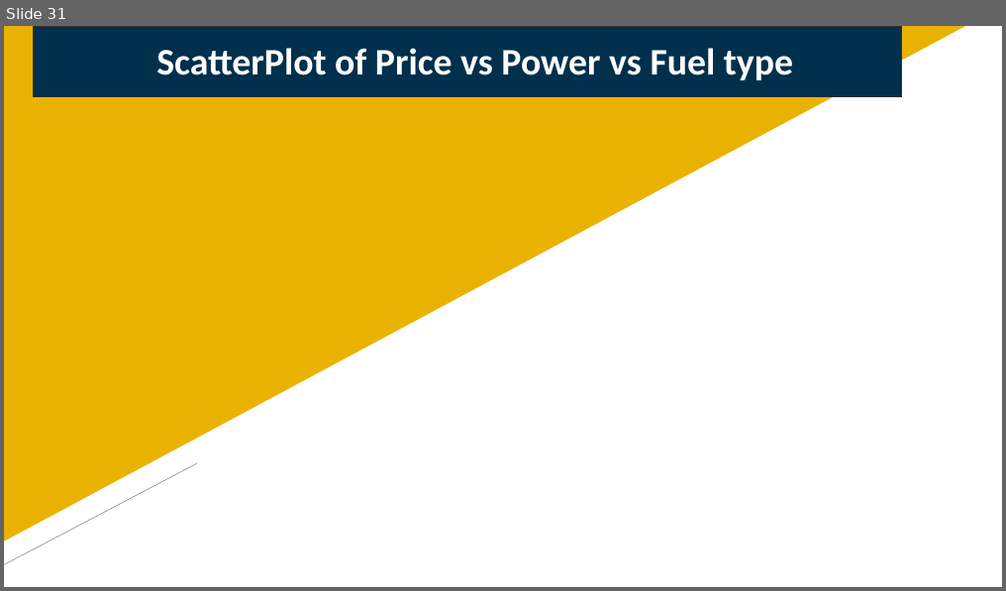
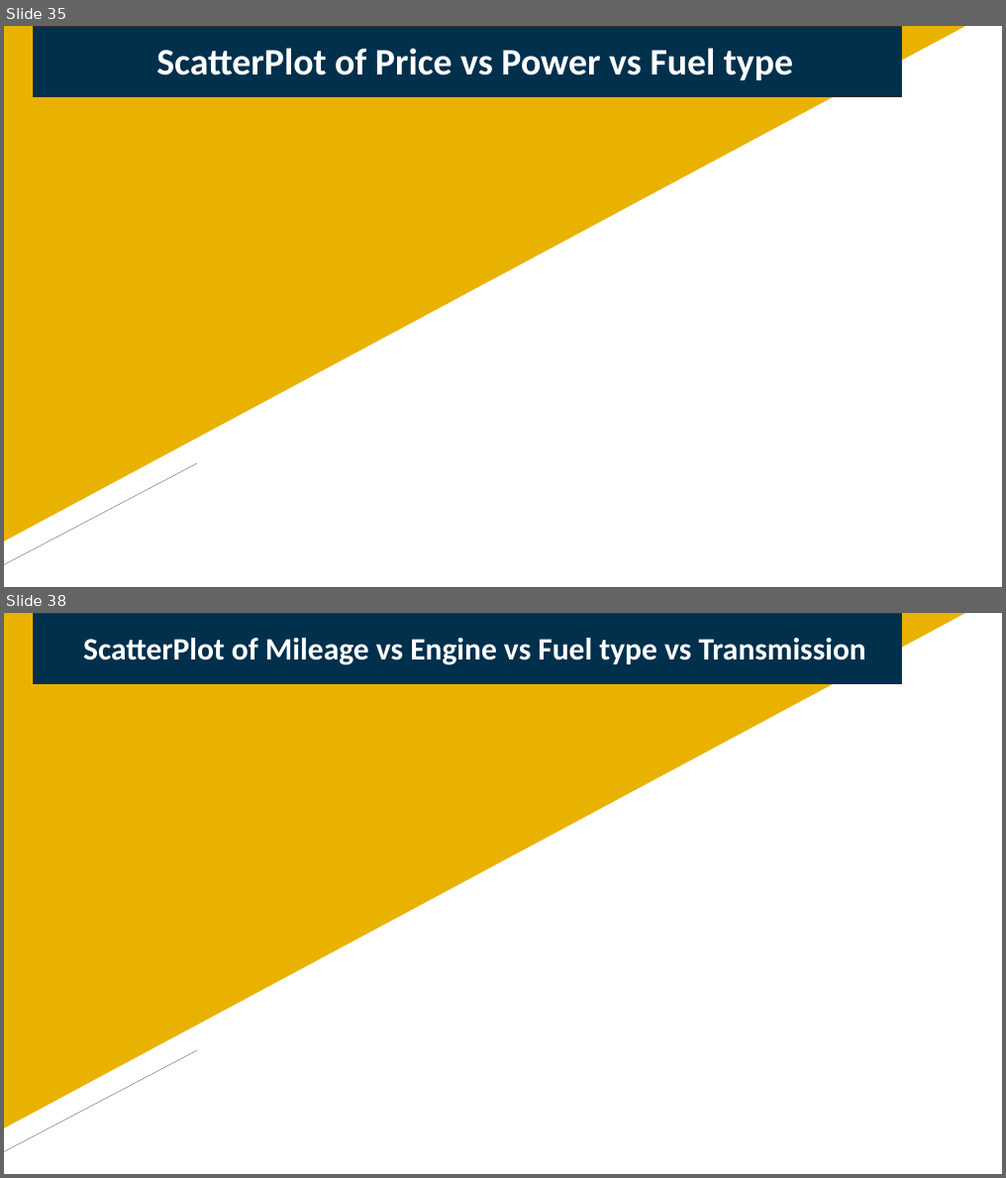
Before and after one commit to Defcon27/Data-Analysis-of-Indian-Automobile-dataset-using-Machine-Learning-in-R, a slide deck: Analysis on Automobile Dataset.pptx. Shown one above the other, each under a label of ours: slide 31 before the commit, slides 35 and 38 after it; the slides between them are not shown. The pictures are 1006x591 and 1006x1178 pixels, drawn with LibreOffice and Linux fonts; fonts in the diff are those of the drawing; background and template pictures are left out. Boxes give left, top, right and bottom in pixels: in the first picture for what was removed or moved away, otherwise in the second. Text is boxed around its words. In the diff, an @@ line names an element or a change of style, - is before the commit and + after.

```diff
--- a/Analysis on Automobile Dataset.pptx
+++ b/Analysis on Automobile Dataset.pptx
@@ slide 38 added at box(4, 613, 1002, 1174), background picture (left out); not listed: 2 template elements that a slide beside it also shows @@
@@ title added at box(33, 613, 901, 683), fill #01304D, outline #2F2F2F 1 pt, 30 pt, text #FFFFFF, bold @@
+ScatterPlot of Mileage vs Engine vs Fuel type vs Transmission
@@ what was slide 31 is now slide 35 @@
```
Also in this commit, not shown: 1 slide changed, 13 other slides added.
